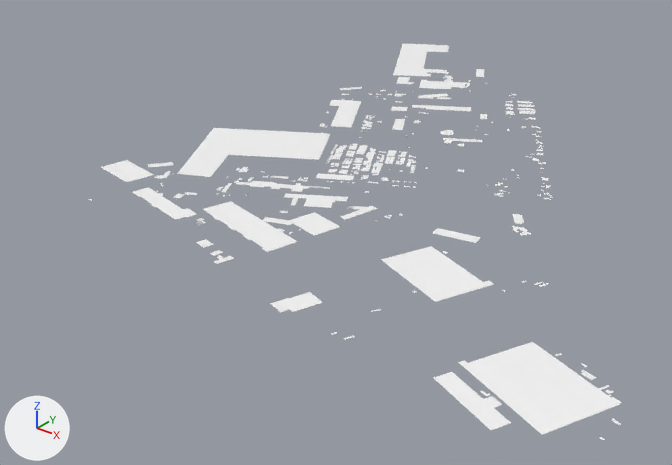
One commit to the glTF model MapData/meshes/bld_roof_3_1.glb: the scene before it, then after it.
The view is the same before and after, from a 50 mm lens placed at (2151.0, -1712.0, 680.0), pointed at (1276.0, -618.0, 1.0). Every picture has the same lights, and +X, +Y and +Z are marked at lower left. The first picture is the older version.

Before the edit, the objects in view are built like this:
```python
mat_bld_roof = principled_material('bld_roof')
mat_bld_roof.base_color = (1.0, 1.0, 1.0)  # white #ffffff
mat_bld_roof.metallic = 1.0
mat_bld_roof.roughness = 1.0
me_geometry_0 = bpy.data.meshes.new('geometry_0')
me_geometry_0.from_pydata(...)  # 2120 vertices, 1370 faces; spans x 919.0..1899.0, y -1024.0..132.0, z 89.0..123.0
me_geometry_0.materials.append(mat_bld_roof)  # white #ffffff
# before: 229 (1503.0, -953.0, 116.0) at pixel (309, 291), 230 (1489.0, -993.0, 116.0) at pixel (279, 301), 231 (1518.0, -1003.0, 116.0) at pixel (292, 311), 232 (1532.0, -963.0, 116.0) at pixel (322, 302)
# before: 295 (1847.0, -880.0, 99.0) at pixel (596, 377), 296 (1832.0, -876.0, 99.0) at pixel (585, 370), 297 (1829.0, -884.0, 99.0) at pixel (580, 373), 298 (1844.0, -888.0, 99.0) at pixel (591, 380)
ob_geometry_0 = bpy.data.objects.new('geometry_0', me_geometry_0)
ob_geometry_0.location = (0.0, 0.0, 0.0)
```
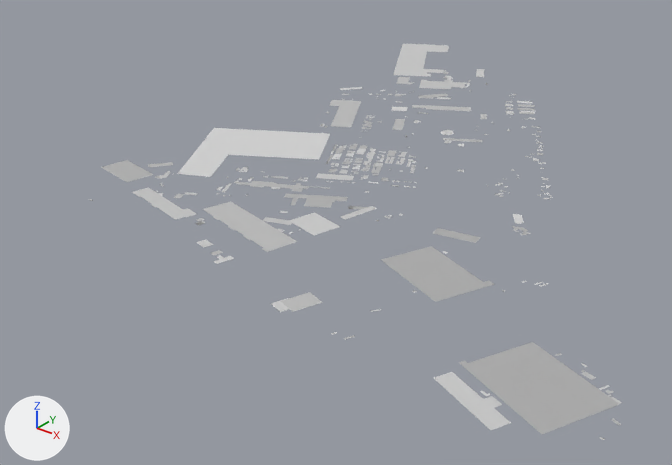
Patch to the scene script:
```diff
--- a/MapData/meshes/bld_roof_3_1.glb.py
+++ b/MapData/meshes/bld_roof_3_1.glb.py
@@ mat_bld_roof @@
 n0 = _N.new('ShaderNodeBsdfPrincipled'); n0.name = 'Principled BSDF'
-n0.inputs[0].default_value = (1.0, 1.0, 1.0, 1.0)  # 'Base Color', white #ffffff
 n0.inputs[1].default_value = 1.0  # 'Metallic'
@@ mat_bld_roof @@
 n1 = _N.new('ShaderNodeOutputMaterial'); n1.name = 'Material Output'
+n2 = _N.new('ShaderNodeVertexColor'); n2.name = 'Color Attribute'
 _L.new(n0.outputs[0], n1.inputs[0])  # 'BSDF' to 'Surface'
+_L.new(n2.outputs[0], n0.inputs[0])  # 'Color' to 'Base Color'
@@ me_geometry_0 @@
 # used by ob_geometry_0; location = (0.0, 0.0, 0.0)
 # verts and faces of me_geometry_0; kept vertices keep their numbers, new ones are numbered from 2120
-me_geometry_0.from_pydata(...)  # 2120 vertices, 1370 faces; spans x 919.0..1899.0, y -1024.0..132.0, z 89.0..123.0
+me_geometry_0.from_pydata(...)  # 2126 vertices, 1376 faces; spans x 919.0..1899.0, y -1024.0..131.0, z 89.0..123.0
+# me_geometry_0 part 1: the loose piece of 4 vertices spanning x 1465.0..1498.0, y -993.0..-961.0, z 100.0 is rebuilt with 4 vertices and now spans x 1466.0..1497.0, y -992.0..-961.0, z 100.0
+# me_geometry_0 part 2
+# 119 vertices are removed from x 975.0..1499.0, y -929.0..20.0, z 94.0..122.0
+# 216 faces are deleted
+# 5 vertices in x 1180.0..1286.0, y -549.0..-387.0, z 103.0 move by (-1.0, 0.0, 0.0)
+# 15 vertices move from x 1092.0..1319.0, y -585.0..2.0, z 97.0..105.0 to x 1092.0..1320.0, y -584.0..0.0, z 97.0..105.0
+# 125 vertices are added at x 976.0..1498.0, y -928.0..19.0, z 94.0..122.0
+# 222 new faces join them
+# me_geometry_0 part 3
+delete_vertices([230, 231, 232])  # with the faces that use them
+verts[2169] = (1490.0, -993.0, 116.0)  # pixel (280, 301)
+verts[2170] = (1518.0, -1002.0, 116.0)  # pixel (292, 311)
+verts[2171] = (1531.0, -963.0, 116.0)  # pixel (322, 302)
+faces += [(229, 2169, 2171), (2169, 2170, 2171)]
+# me_geometry_0 part 4
+delete_vertices([295, 297])  # with the faces that use them
+verts[2172] = (1846.0, -881.0, 99.0)  # pixel (596, 377)
+verts[2173] = (1830.0, -884.0, 99.0)  # pixel (580, 373)
+faces += [(296, 298, 2172), (296, 2173, 298)]
+# other edits to the shape of me_geometry_0 do not show in these pictures
 me_geometry_0.materials.append(mat_bld_roof)
```

Boxes [x1, y1, x2, y2] around the edits, measured in the pictures (672 x 465 px; the box of a moved part takes in the faces that stretch with it):
'geometry_0', recoloured, reshaped: [89, 44, 622, 440] in both
part 1 of me_geometry_0, rebuilt (10% narrower): before [270, 298, 290, 312]; after [271, 298, 289, 312]
part 2 of me_geometry_0, moved or reshaped: [101, 69, 543, 256] in both
part 3 of me_geometry_0, moved or reshaped: before [280, 292, 322, 312]; after [281, 292, 322, 312]
part 4 of me_geometry_0, moved or reshaped: [581, 371, 596, 380] in both
